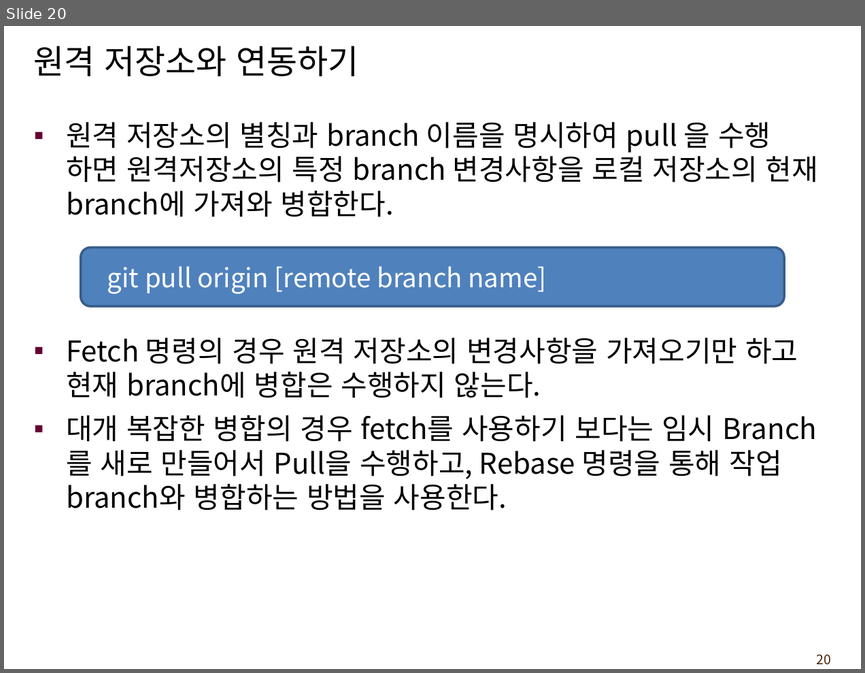
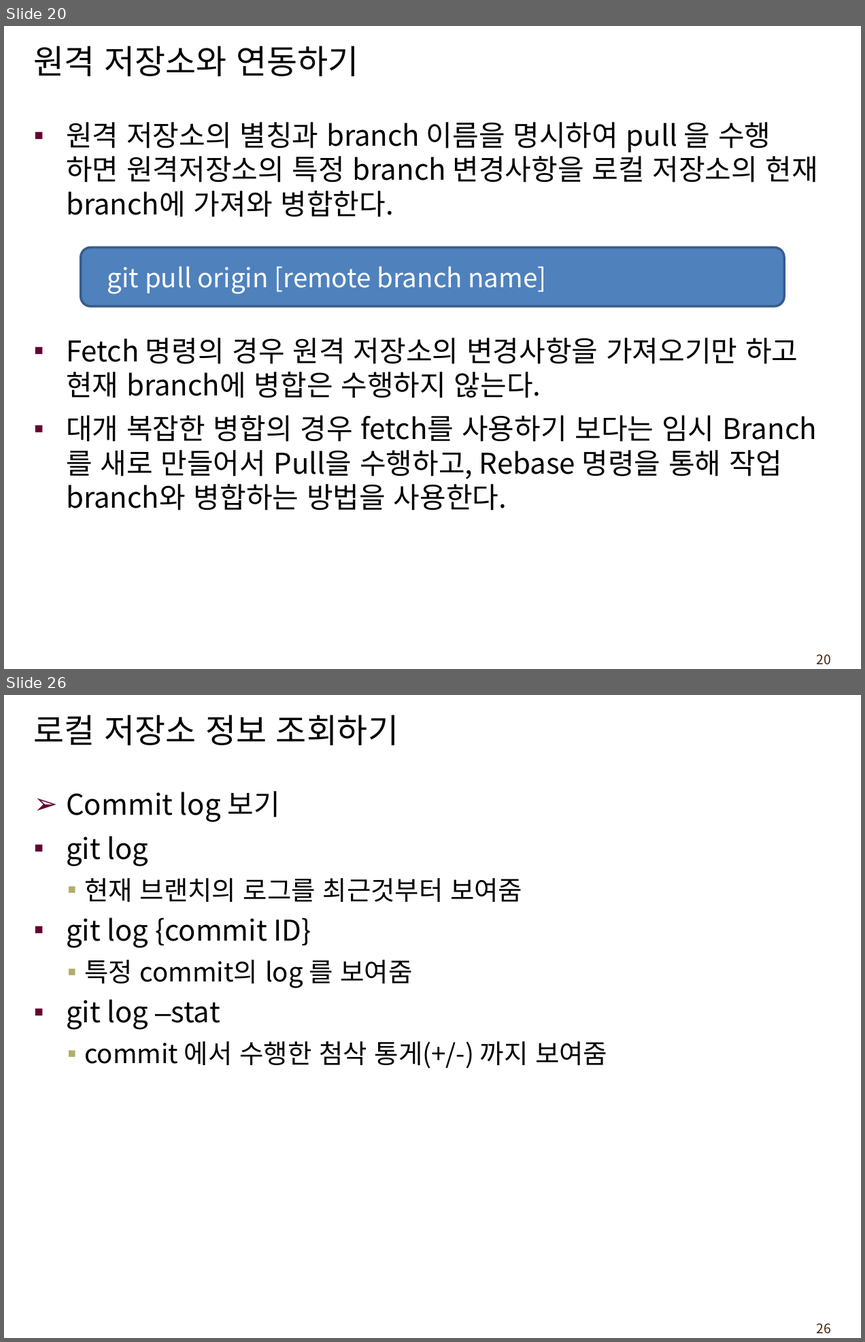
Before and after one commit to leejaegook/lecture_git, a slide deck: gitTeachingMaterial.ppt. Shown one above the other, each under a label of ours: slide 20 before the commit, slides 20 and 26 after it; the slides between them are not shown. The pictures are 865x673 and 865x1342 pixels, drawn with LibreOffice and Linux fonts; fonts in the diff are those of the drawing; background and template pictures are left out. Boxes give left, top, right and bottom in pixels: in the first picture for what was removed or moved away, otherwise in the second. Text is boxed around its words. In the diff, an @@ line names an element or a change of style, - is before the commit and + after.

Commit message:
lecture text modify

```diff
--- a/gitTeachingMaterial.ppt
+++ b/gitTeachingMaterial.ppt
@@ slide 26 added at box(4, 695, 861, 1338), background #FFFFFF; not listed: 1 template element that a slide beside it also shows @@
@@ title added at box(34, 715, 398, 745), 28 pt, text #000000 @@
+로컬 저장소 정보 조회하기
@@ text added at box(66, 791, 607, 1068), 22 pt, text #000000 @@
+➢ Commit log 보기
+▪ git log
+  ▪ 현재 브랜치의 로그를 최근것부터 보여줌
+▪ git log {commit ID}
+  ▪ 특정 commit의 log 를 보여줌
+▪ git log –stat
+  ▪ commit 에서 수행한 첨삭 통게(+/-) 까지 보여줌
```
Also in this commit, not shown: 38 slides changed, 25 other slides added.
